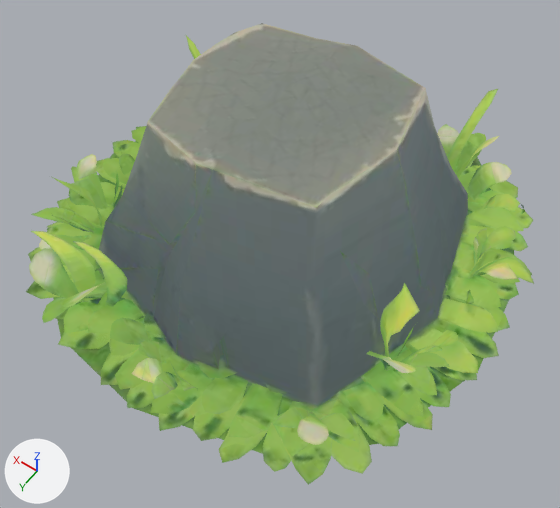
Renders of the glTF model island-editor/public/models/rock.glb from each side of a commit.
Both versions are drawn from a camera (50 mm lens) standing at (-0.362, 0.52, 0.782) and looking at (-0.036, 0.063, 0.064). Arrows for +X, +Y and +Z are at lower left; the lights stay in place. The older version comes first. Where no turn or scale is listed for an object, it has been applied to the vertices. Vertices at exactly the same position are counted once.

Objects in the first picture: 'stone'.
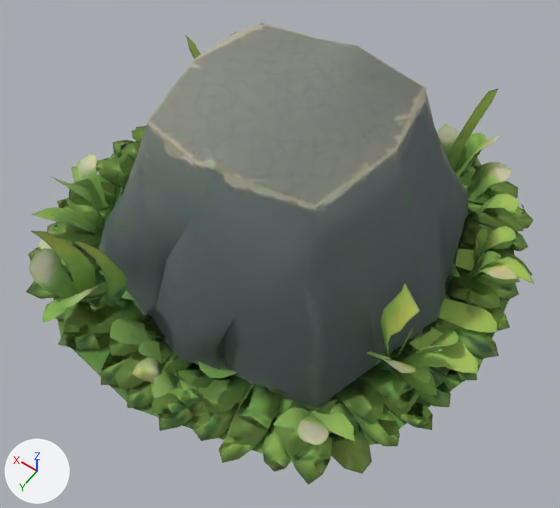
Where the change shows, as pixel boxes [x1, y1, x2, y2] in the pictures (560 x 508 px):
'stone', recoloured, shading changed (darker)
    both: [26, 23, 533, 485]

The change, as a diff of the scene's bpy script:
```diff
--- a/island-editor/public/models/rock.glb.py
+++ b/island-editor/public/models/rock.glb.py
@@ mat_rock_surface @@
 mat_rock_surface = bpy.data.materials.new('rock-surface')
-# nodes: BsdfTransparent, Emission, LightPath, MixShader, OutputMaterial, TexImage
+# nodes: BsdfPrincipled, OutputMaterial, TexImage
 # uses the picture img_image_0
@@ me_mesh_0_001 @@
 me_mesh_0_001.from_pydata(...)  # 2212 vertices, 2709 faces; spans x -0.301..0.301, y -0.299..0.299, z -0.12..0.12
 # used by ob_stone; location = (0.0, 0.0, 0.12)
+# me_mesh_0_001 part 1: 2613 of the faces centred in x -0.293..0.291, y -0.295..0.292, z -0.116..0.117 are now shaded smooth
 me_mesh_0_001.materials.append(mat_rock_surface)
```
